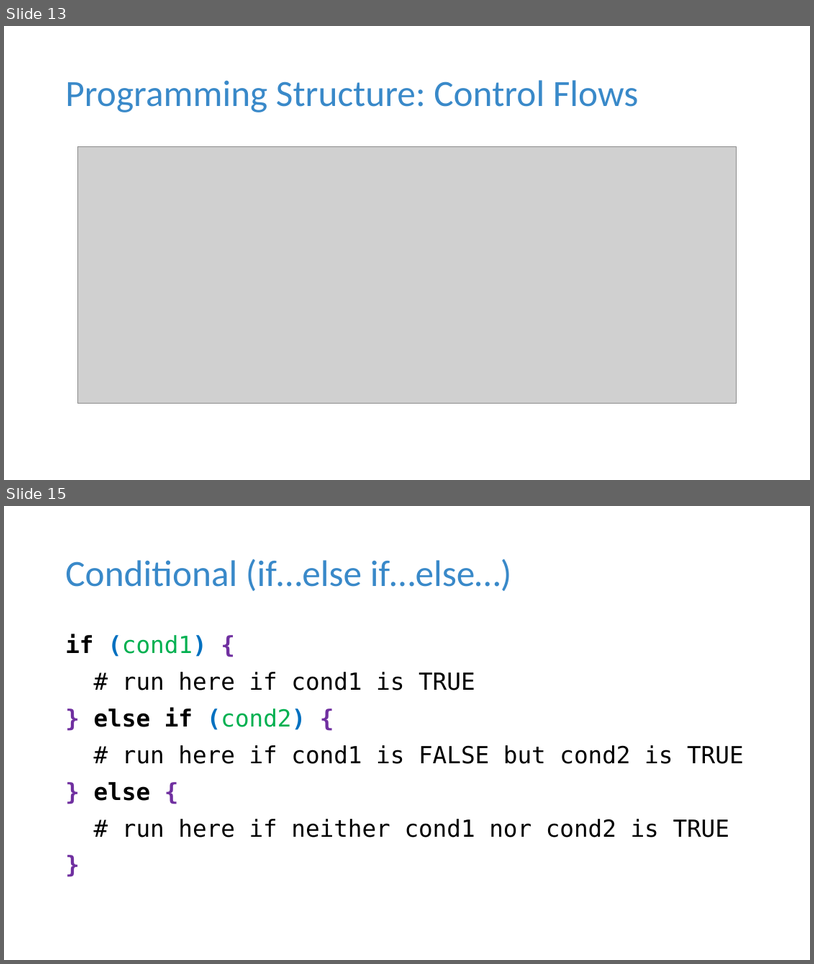
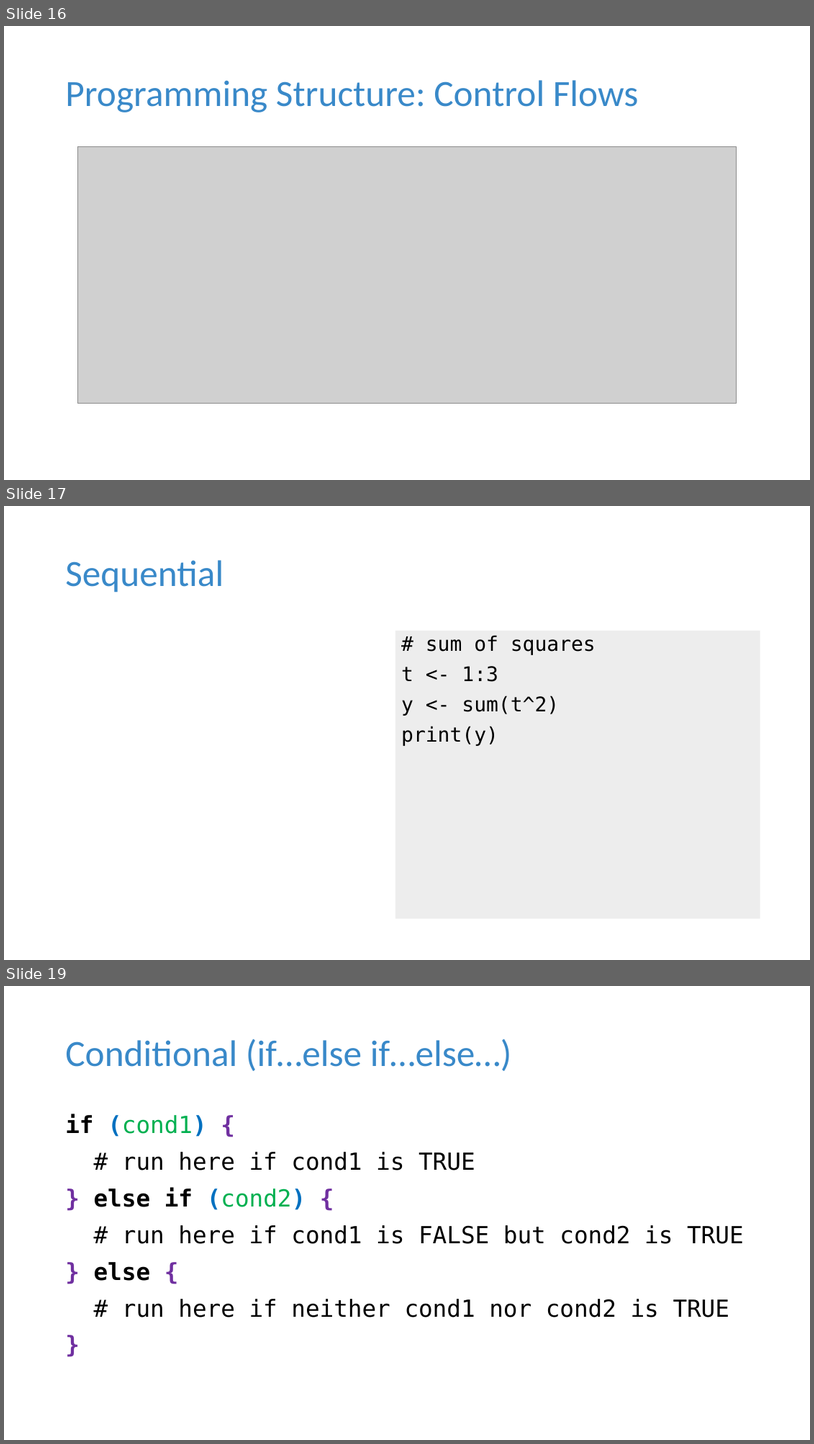
Before and after one commit to tdmdal/r-workshop-researchers, a slide deck: r_intro_researchers.pptx. Shown one above the other, each under a label of ours: slides 13 and 15 before the commit, slides 16, 17 and 19 after it; the slides between them are not shown. The pictures are 814x964 and 814x1444 pixels, drawn with LibreOffice and Linux fonts; fonts in the diff are those of the drawing; grey boxes stand for pictures. Boxes give left, top, right and bottom in pixels: in the first picture for what was removed or moved away, otherwise in the second. Text is boxed around its words. In the diff, an @@ line names an element or a change of style, - is before the commit and + after.

```diff
--- a/r_intro_researchers.pptx
+++ b/r_intro_researchers.pptx
@@ slide 17 added at bbox=[4, 506, 810, 960], background #FFFFFF @@
@@ title added at bbox=[65, 560, 224, 592], 44 pt, text #3989C9 @@
+Sequential
@@ rectangle added at bbox=[396, 631, 761, 919], fill #EDEDED, 24 pt, text #000000 @@
+# sum of squares
+t <- 1:3
+y <- sum(t^2)
+print(y)
@@ what was slide 13 is now slide 16 @@
@@ what was slide 15 is now slide 19 @@
```
Also in this commit, not shown: 8 slides changed, 4 other slides added, 2 other files.
